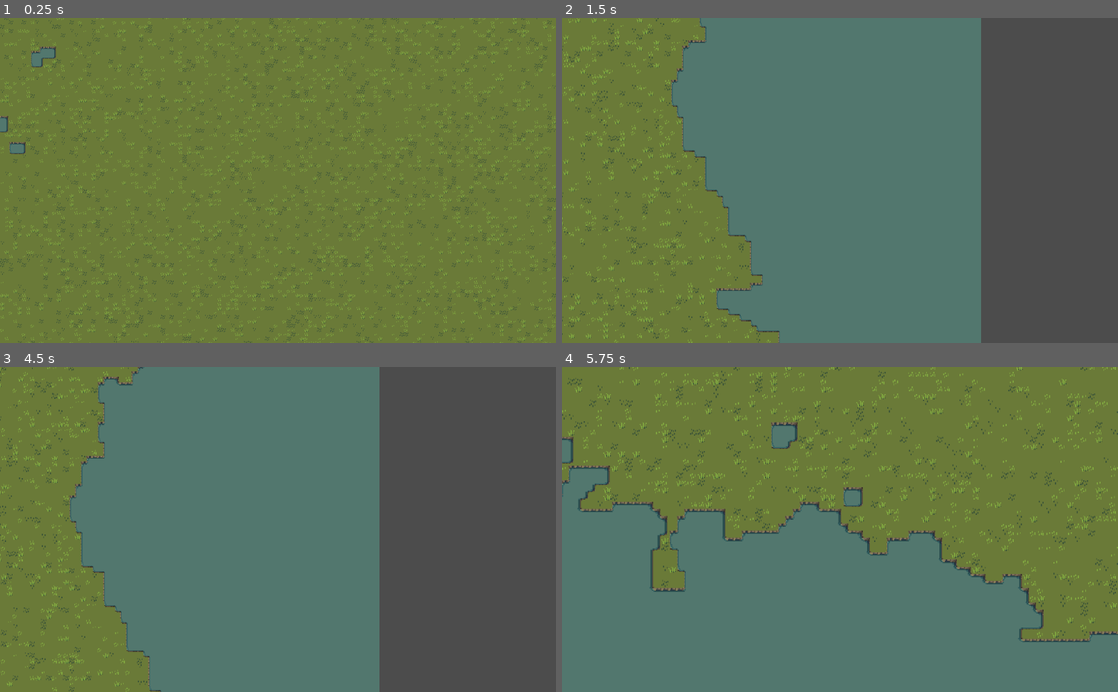
Above: before the commit, frames 1-4 (two rows, left to right).
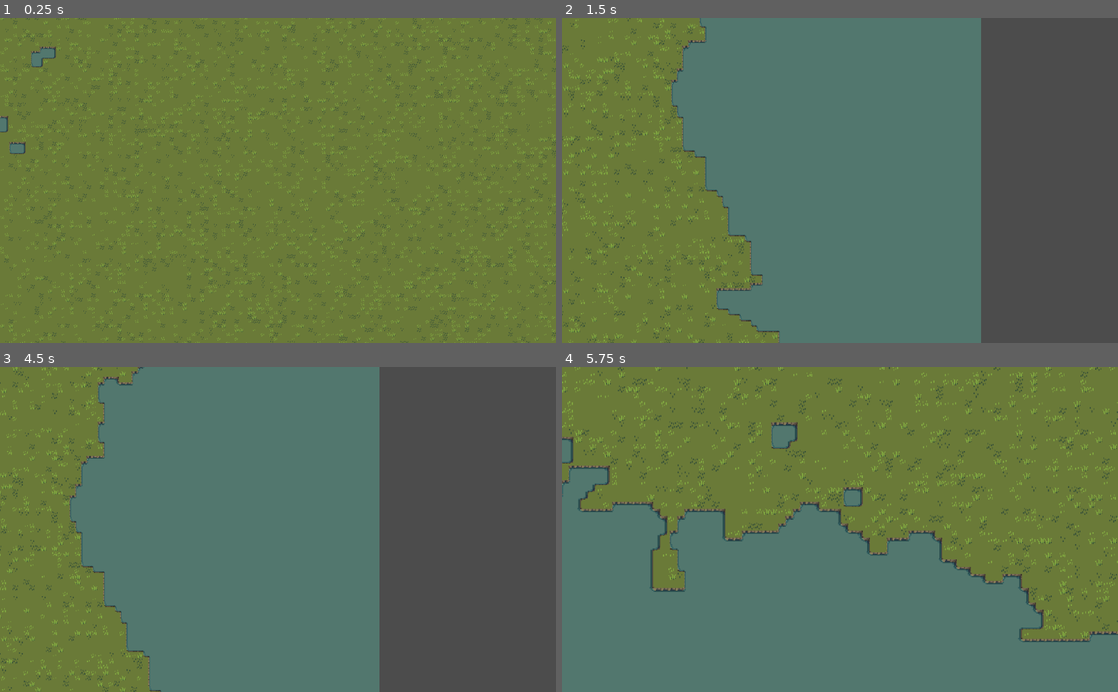
Above: after the commit, the same moments.

Repository: Icbitic/EndlessWarfare
Game: Godot game, scene res://Main.tscn
Same seed, same stepped clock (60 frames per second), same inputs: the game is played once before the commit and once after it. The engine's default icon, where the game draws it, is replaced by a stand-in: a white triangle on a blue panel in a dark square.
Inputs (mouse positions are in pixels of both pictures, inside the frame that each line leads up to):
- Up to frame 1 (0.25 s): no input
- Up to frame 2 (1.5 s): tap Enter at 0.5 s; move the mouse to (962, 164) at 0.52 s; hold Right (ui_right) 0.53-1.28 s; tap Mouse wheel up (zoom_in) at 0.6 s; move the mouse to (728, 196) at 1.27 s; hold Down (ui_down) from 1.28 s (still down); tap Mouse wheel down (zoom_out) at 1.35 s
- Up to frame 3 (4.5 s): move the mouse to (333, 458) at 2.02 s; release Down (ui_down) at 2.03 s; hold Right (ui_right) 2.03-2.78 s; tap Mouse wheel up (zoom_in) at 2.1, 3.6 s; move the mouse to (250, 594) at 2.77 s; hold Up (ui_up) 2.78-3.53 s; tap Mouse wheel down (zoom_out) at 2.85, 4.35 s; tap Space at 3.5 s; move the mouse to (444, 578) at 3.52 s; hold Left (ui_left) from 3.53 s (still down); move the mouse to (111, 480) at 4.27 s
- Up to frame 4 (5.75 s): move the mouse to (867, 529) at 5.02 s; release Left (ui_left) at 5.03 s; hold Down (ui_down) from 5.03 s (still down); tap Mouse wheel up (zoom_in) at 5.1 s

The runs differ from the first frame. In frame 1, 7.9% of the frame differs, in the area x 0-100%, y 0-100%; in frame 2, 2.6%; in frame 3, 1.8%; in frame 4, 5.2%.

Commit message:
Improved the performance of post process

Diff:
--- a/game_world/Map.gd
+++ b/game_world/Map.gd
@@ -131,13 +131,29 @@
 		Vector2(-1, 0): LAND, Vector2(0, 0): LAND, Vector2(1, 0): LAND,
 		Vector2(-1, 1): LAND, Vector2(0, 1): LAND, Vector2(1, 1): WATER
 	}
+
+	# Create a cache array of the map to access data more quickly.
+	# Use an array because data in an array can be searched faster.
+	# The cache can make the cost time of this kind of post process
+	# reduce by 0.686s per 65535 cells on my laptop.
+	var _map_cache = []
+	_map_cache.resize(MAP_SIZE)
+	var _column_cache = []
+	_column_cache.resize(MAP_SIZE)
+	for i in range(MAP_SIZE):
+		_map_cache[i] = _column_cache
+
+	for i in range(MAP_SIZE):
+		for j in range(MAP_SIZE):
+			_map_cache[i][j] = get_cell(i, j, TERRAIN)
+
 	# The edge of the map must be WATER, so we don't need to care about them
 	for i in range(1, MAP_SIZE - 1):
 		for j in range(1, MAP_SIZE - 1):
 			var nearby = {
-				Vector2(-1, -1): get_cell(i - 1, j - 1, TERRAIN), Vector2(0, -1): get_cell(i, j - 1, TERRAIN), Vector2(1, -1): get_cell(i + 1, j - 1, TERRAIN),
-				Vector2(-1, 0): get_cell(i - 1, j, TERRAIN), Vector2(0, 0): get_cell(i, j, TERRAIN), Vector2(1, 0): get_cell(i + 1, j, TERRAIN),
-				Vector2(-1, 1): get_cell(i - 1, j + 1, TERRAIN), Vector2(0, 1): get_cell(i, j + 1, TERRAIN), Vector2(1, 1): get_cell(i + 1, j + 1, TERRAIN)
+				Vector2(-1, -1): _map_cache[i - 1][j - 1], Vector2(0, -1): _map_cache[i][j - 1], Vector2(1, -1): _map_cache[i + 1][j - 1],
+				Vector2(-1, 0): _map_cache[i - 1][j], Vector2(0, 0): _map_cache[i][j], Vector2(1, 0): _map_cache[i + 1][j],
+				Vector2(-1, 1): _map_cache[i - 1][j + 1], Vector2(0, 1): _map_cache[i][j + 1], Vector2(1, 1): _map_cache[i + 1][j + 1]
 			}
 			if (nearby.hash() == template1.hash() or
 					nearby.hash() == template2.hash()):
